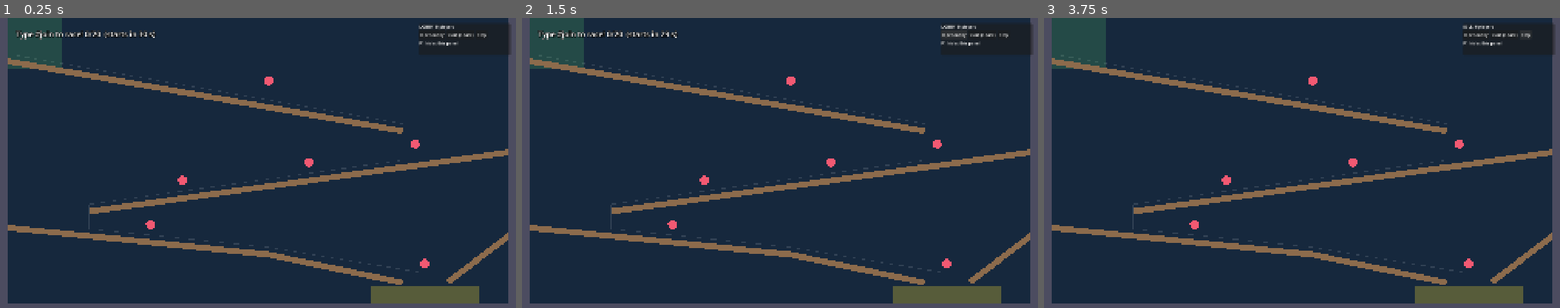
Above: before the commit, frames 1-3 (left to right).
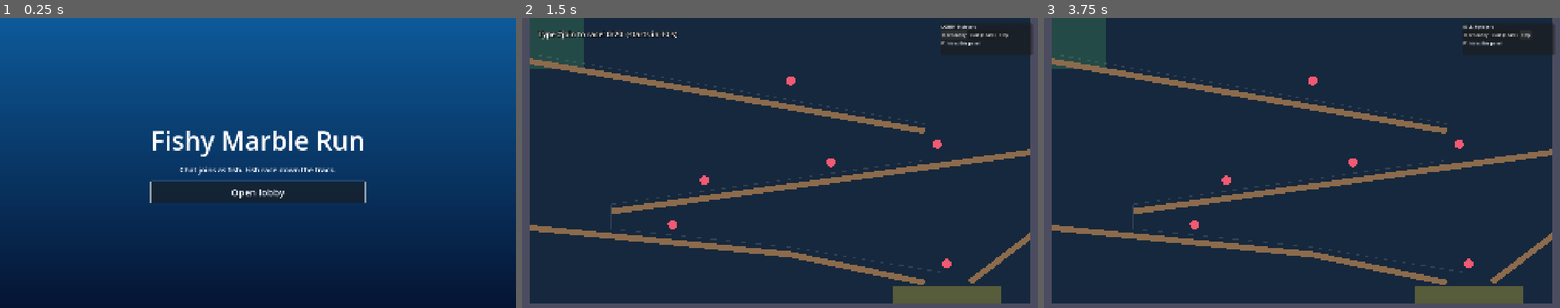
Above: after the commit, the same moments.

Repository: The127/fishygame2
Game: Godot game, scene res://scenes/ui/home_screen.tscn
The game is run twice, just before and just after one commit, with the same random seed, the same clock (stepped at 60 frames per second) and the same inputs. Before the commit the project starts from res://scenes/main.tscn.
Inputs:
- Up to frame 1 (0.25 s): no input
- Up to frame 2 (1.5 s): click "Open lobby" at 0.5 s; click "Open lobby" at 1.25 s
- Up to frame 3 (3.75 s): click "Start (Space)" at 2 s; click "Start (Space)" at 2.75 s; click "Stop" at 3.5 s

The runs differ from the first frame. In frame 1, 70% of the frame differs, in the area x 0-100%, y 0-100%; in frame 2, less than 0.1%; in frame 3, nothing differs.

Commit message:
Add home screen as the starting scene
Co-Authored-By: Claude <noreply@anthropic.com>

Diff:
--- a/project.godot
+++ b/project.godot
@@ -11,7 +11,7 @@
 [application]
 
 config/name="fishygame2"
-run/main_scene="res://scenes/main.tscn"
+run/main_scene="res://scenes/ui/home_screen.tscn"
 config/features=PackedStringArray("4.7")
 
 [autoload]
--- /dev/null
+++ b/scenes/ui/home_screen.tscn
@@ -0,0 +1,61 @@
+[gd_scene format=3]
+
+[ext_resource type="Script" path="res://scripts/ui/home_screen.gd" id="1_home"]
+
+[sub_resource type="Gradient" id="Gradient_sea"]
+colors = PackedColorArray(0.05, 0.35, 0.6, 1, 0.02, 0.08, 0.2, 1)
+
+[sub_resource type="GradientTexture2D" id="GradientTexture2D_sea"]
+gradient = SubResource("Gradient_sea")
+fill_from = Vector2(0.5, 0)
+fill_to = Vector2(0.5, 1)
+
+[node name="HomeScreen" type="Control"]
+layout_mode = 3
+anchors_preset = 15
+anchor_right = 1.0
+anchor_bottom = 1.0
+grow_horizontal = 2
+grow_vertical = 2
+script = ExtResource("1_home")
+
+[node name="Background" type="TextureRect" parent="."]
+layout_mode = 1
+anchors_preset = 15
+anchor_right = 1.0
+anchor_bottom = 1.0
+grow_horizontal = 2
+grow_vertical = 2
+mouse_filter = 2
+texture = SubResource("GradientTexture2D_sea")
+
+[node name="Center" type="CenterContainer" parent="."]
+layout_mode = 1
+anchors_preset = 15
+anchor_right = 1.0
+anchor_bottom = 1.0
+grow_horizontal = 2
+grow_vertical = 2
+
+[node name="Box" type="VBoxContainer" parent="Center"]
+custom_minimum_size = Vector2(480, 0)
+layout_mode = 2
+theme_override_constants/separation = 24
+
+[node name="Title" type="Label" parent="Center/Box"]
+layout_mode = 2
+theme_override_font_sizes/font_size = 96
+text = "Fishy Marble Run"
+horizontal_alignment = 1
+
+[node name="Tagline" type="Label" parent="Center/Box"]
+layout_mode = 2
+theme_override_font_sizes/font_size = 28
+text = "Chat joins as fish. Fish race down the track."
+horizontal_alignment = 1
+
+[node name="OpenLobby" type="Button" parent="Center/Box"]
+custom_minimum_size = Vector2(0, 80)
+layout_mode = 2
+theme_override_font_sizes/font_size = 36
+text = "Open lobby"
--- /dev/null
+++ b/scripts/ui/home_screen.gd
@@ -0,0 +1,16 @@
+class_name HomeScreen
+extends Control
+## Landing screen. Buttons in the menu box open one part of the game each.
+
+const RACE_SCENE: String = "res://scenes/main.tscn"
+
+@onready var _open_lobby: Button = $Center/Box/OpenLobby
+
+
+func _ready() -> void:
+	_open_lobby.pressed.connect(_on_open_lobby_pressed)
+	_open_lobby.grab_focus()
+
+
+func _on_open_lobby_pressed() -> void:
+	get_tree().change_scene_to_file(RACE_SCENE)
--- a/tests/test_smoke.gd
+++ b/tests/test_smoke.gd
@@ -7,3 +7,15 @@
 	assert_not_null(main_scene, "main scene should load")
 	var instance: Node = autofree(main_scene.instantiate())
 	assert_not_null(instance, "main scene should instantiate")
+
+
+func test_home_scene_is_main_scene() -> void:
+	assert_eq(
+		ProjectSettings.get_setting("application/run/main_scene"),
+		"res://scenes/ui/home_screen.tscn",
+		"home screen should be the starting scene"
+	)
+	var home_scene: PackedScene = load("res://scenes/ui/home_screen.tscn")
+	assert_not_null(home_scene, "home scene should load")
+	var instance: Node = autofree(home_scene.instantiate())
+	assert_not_null(instance, "home scene should instantiate")
Not shown, added: scripts/ui/home_screen.gd.uid
